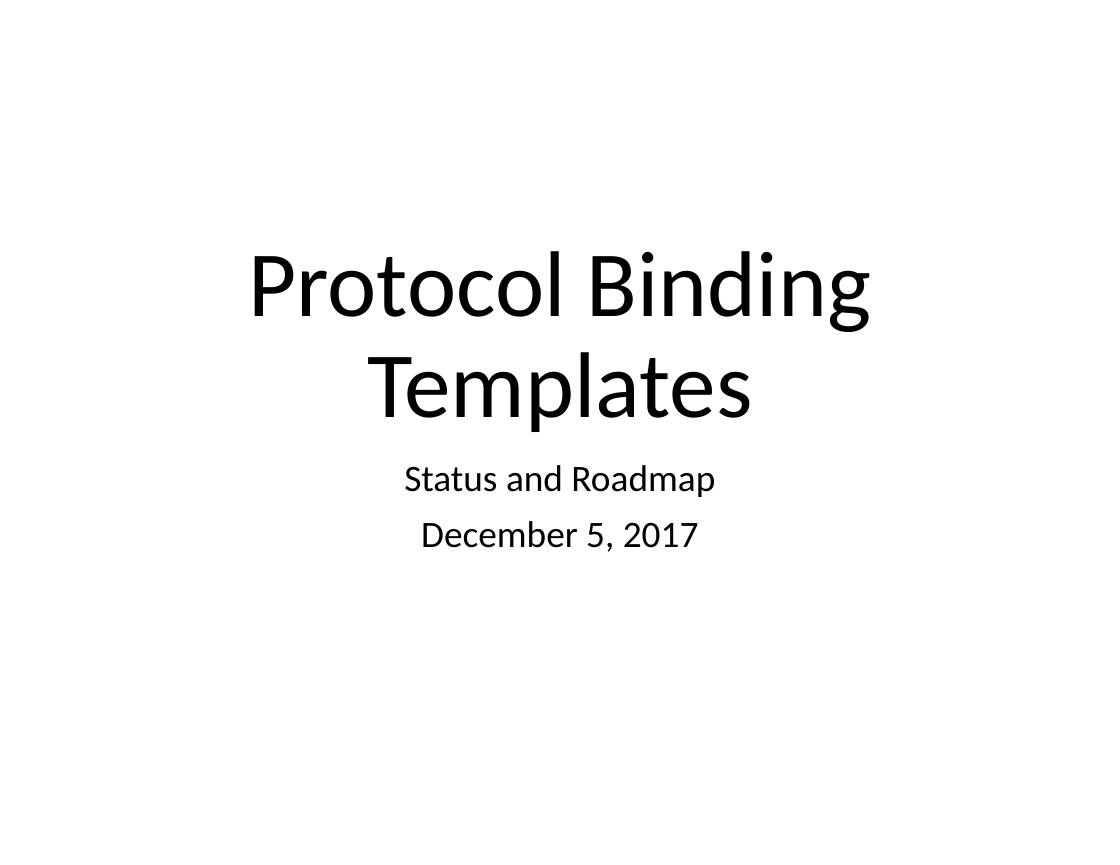
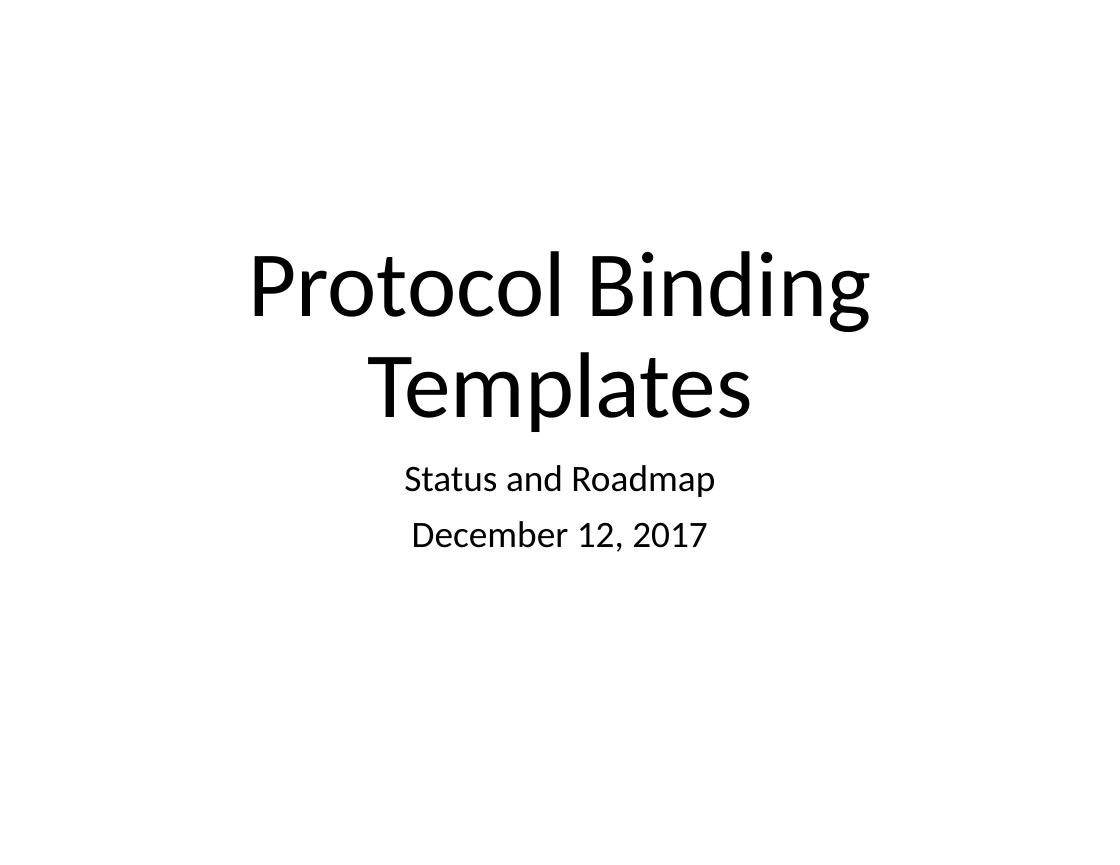
Before and after one commit to mjkoster/wot-protocol-binding, a slide deck: slide 1 of protocolbinding-05122017.pptx. Drawn at 1120x865 pixels with LibreOffice and Linux fonts; fonts in the diff are those of the drawing. Boxes give left, top, right and bottom in pixels: in the first picture for what was removed or moved away, otherwise in the second. Text is boxed around its words. In the diff, an @@ line names an element or a change of style, - is before the commit and + after.

Commit message:
update slides

```diff
--- a/protocolbinding-05122017.pptx
+++ b/protocolbinding-05122017.pptx
@@ subtitle at [412, 521, 708, 552]: text changed @@
-December 5, 2017
+December 12, 2017
```
Also in this commit, not shown: 1 other file.
